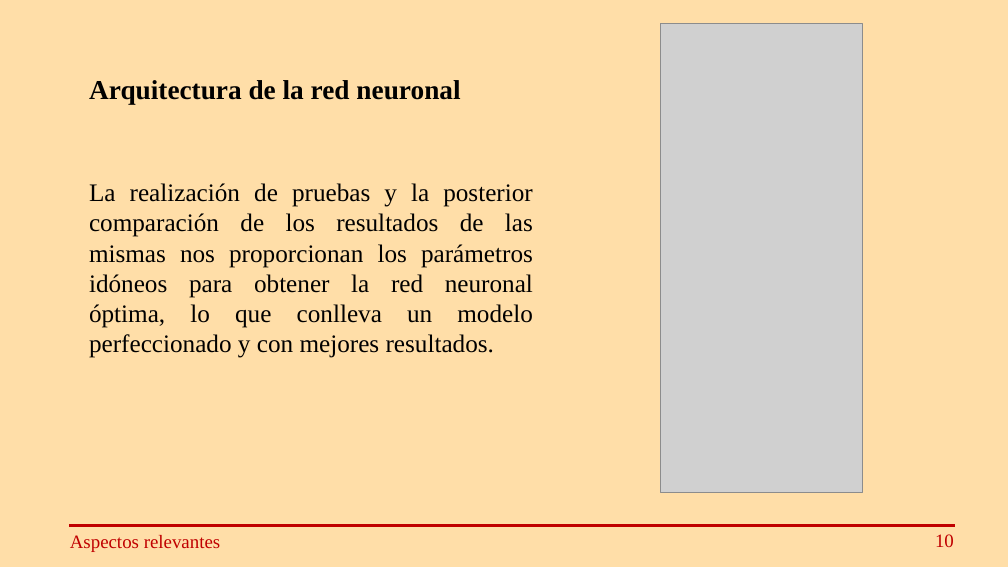
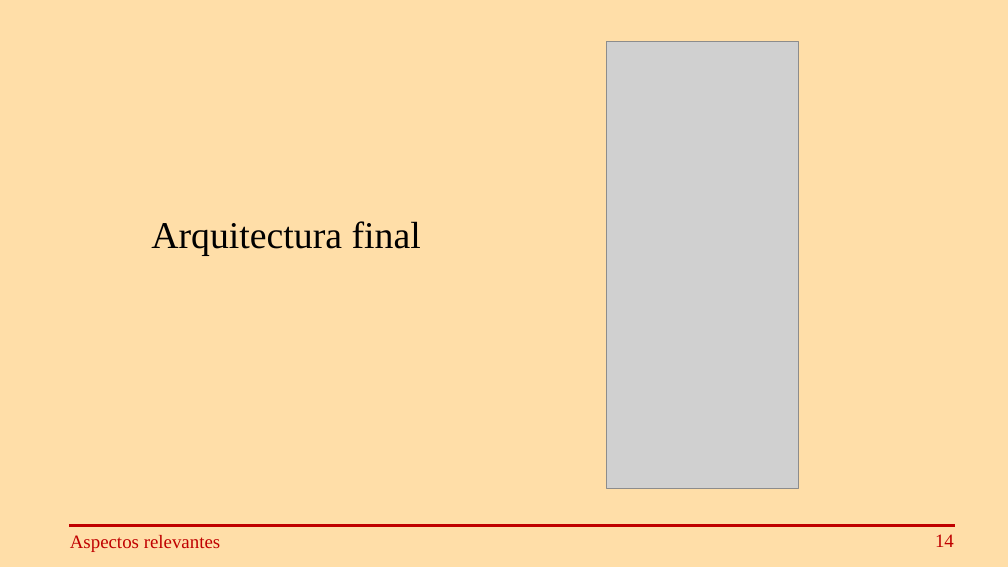
Before and after one commit to IsmaelMira/TFG, a slide deck: slide 16 of PresentacionTFG.pptx (slide 12 before the commit). Drawn at 1008x567 pixels with LibreOffice and Linux fonts; fonts in the diff are those of the drawing; grey boxes stand for pictures. Boxes give left, top, right and bottom in pixels: in the first picture for what was removed or moved away, otherwise in the second. Text is boxed around its words. In the diff, an @@ line names an element or a change of style, - is before the commit and + after.

```diff
--- a/PresentacionTFG.pptx
+++ b/PresentacionTFG.pptx
@@ picture: place and size @@
-picture at <box>661,23,862,492</box>
+picture at <box>606,42,799,488</box>
@@ text removed at <box>89,80,460,104</box> @@
-  Arquitectura de la red neuronal
@@ text removed at <box>89,183,533,358</box> @@
-La realización de pruebas y la posterior comparación de los resultados de las mismas nos proporcionan los parámetros idóneos para obtener la red neuronal óptima, lo que conlleva un modelo perfeccionado y con mejores resultados.
@@ text added at <box>151,221,421,255</box>, 36 pt, text #000000 @@
+Arquitectura final
@@ text at <box>935,534,954,547</box>: text changed @@
-10
+14
```
Also in this commit, not shown: 18 other slides changed, 5 slides added, 4 other files.
